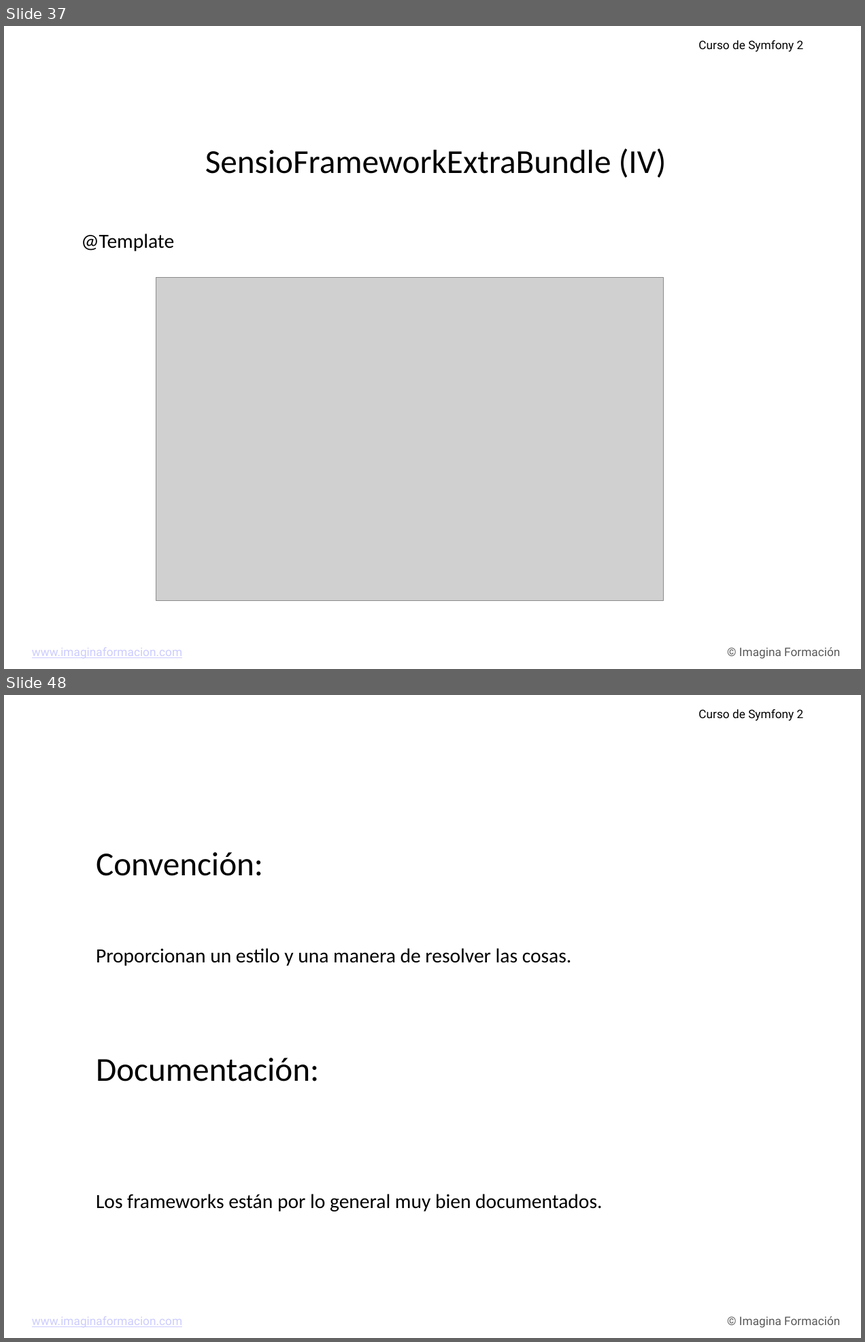
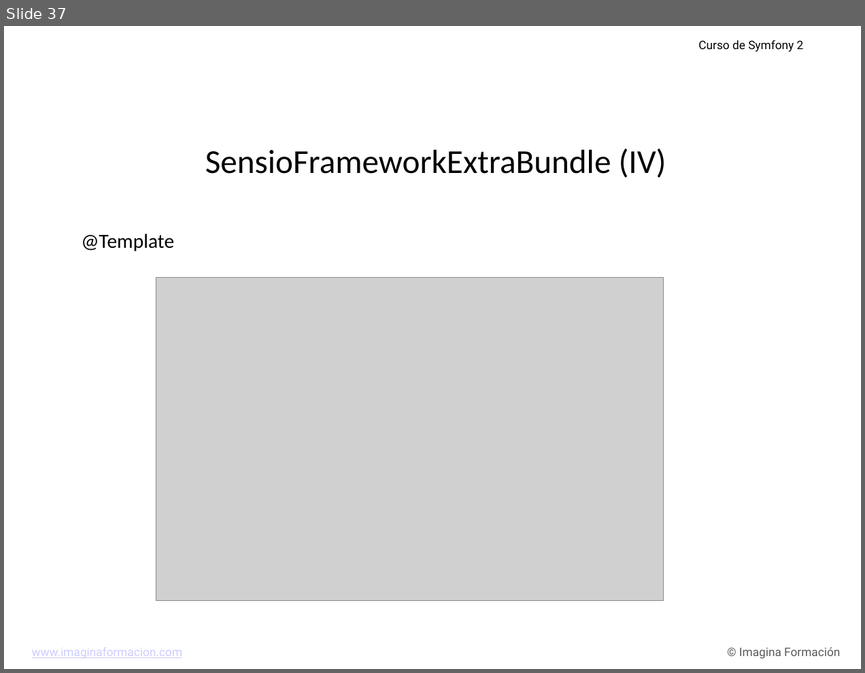
Before and after one commit to carlescliment/curso-symfony2, a slide deck: compiled/ppt/Tema 2.ppt. Shown one above the other, each under a label of ours: slides 37 and 48 before the commit, slide 37 after it; the slides between them are not shown. The pictures are 865x1342 and 865x673 pixels, drawn with LibreOffice and Linux fonts; fonts in the diff are those of the drawing; grey boxes stand for pictures; background and template pictures are left out. Boxes give left, top, right and bottom in pixels: in the first picture for what was removed or moved away, otherwise in the second. Text is boxed around its words. In the diff, an @@ line names an element or a change of style, - is before the commit and + after.

```diff
--- a/compiled/ppt/Tema 2.ppt
+++ b/compiled/ppt/Tema 2.ppt
@@ slide 48 removed at bbox=[4, 695, 861, 1338], background picture (left out); not listed: 3 template elements that a slide beside it also shows @@
@@ text removed at bbox=[96, 852, 602, 1211] @@
-Convención:
-Proporcionan un estilo y una manera de resolver las cosas.
-Documentación:
-Los frameworks están por lo general muy bien documentados.
```
Also in this commit, not shown: 1 slide changed, 6 slides added, 51 other slides removed, 1 other file.
